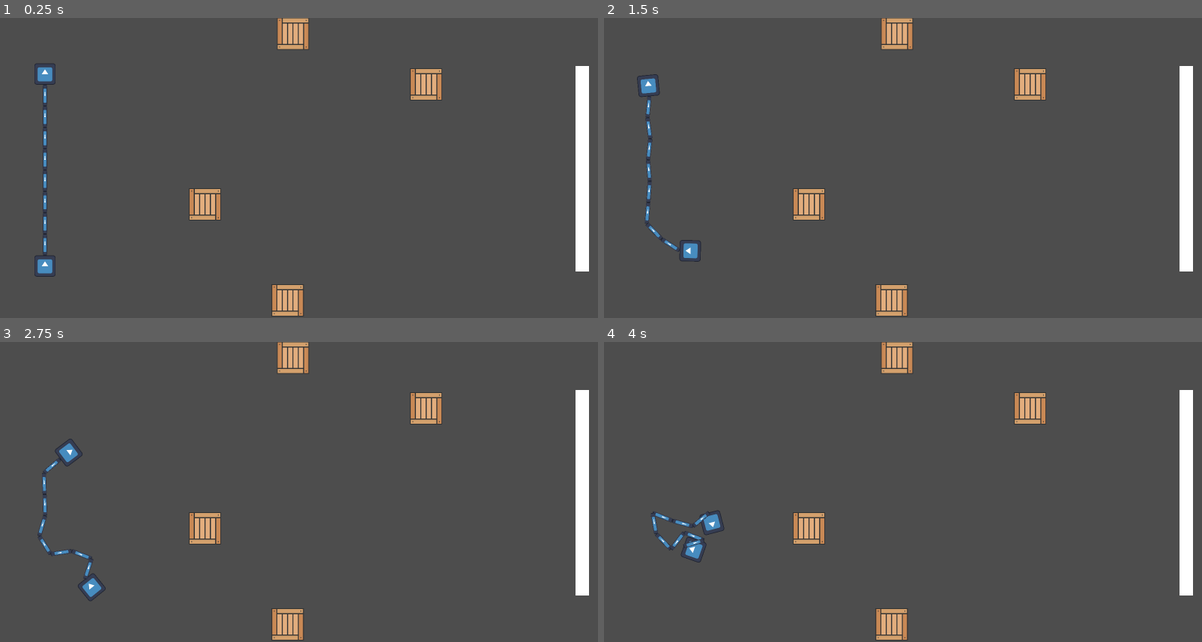
Above: before the commit, frames 1-4 (two rows, left to right).
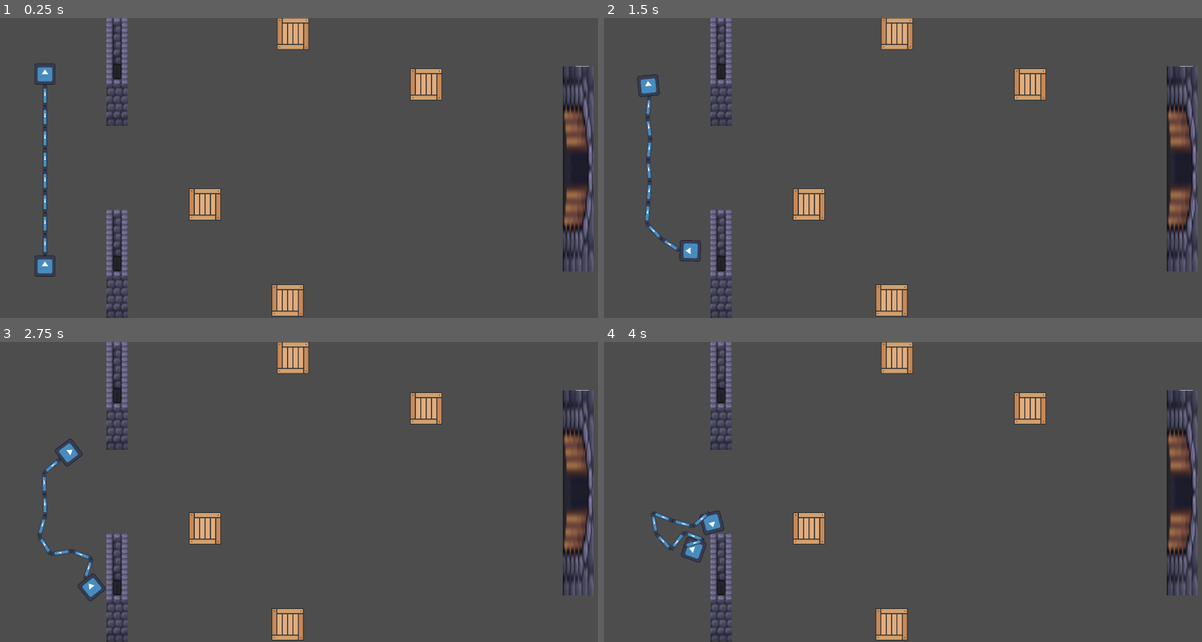
Above: after the commit, the same moments.

Repository: soursplit/MRUHacks2025
Game: Godot game, scene res://Hehehe.tscn
The game is run twice, just before and just after one commit, with the same random seed, the same clock (stepped at 60 frames per second) and the same inputs. The engine's default icon, where the game draws it, is replaced by a stand-in: a white triangle on a blue panel in a dark square.
Inputs:
- Up to frame 1 (0.25 s): no input
- Up to frame 2 (1.5 s): tap Enter at 0.5 s; hold D (P1 Right) 0.53-1.28 s; hold Down (P2 Down) 0.53-1.28 s; hold S (P1 Down) from 1.28 s (still down); tap Left (P2 Left) at 1.35 s
- Up to frame 3 (2.75 s): release S (P1 Down) at 2.03 s; hold D (P1 Right) from 2.03 s (still down); hold Right (P2 Right) from 2.03 s (still down)
- Up to frame 4 (4 s): release D (P1 Right) at 2.78 s; release Right (P2 Right) at 2.78 s; hold W (P1 Up) 2.78-3.53 s; tap Up (P2 Up) at 2.85 s; hold A (P1 Left) from 3.53 s (still down); hold Down (P2 Down) from 3.53 s (still down)

The runs differ from the first frame. In frame 1, 4.5% of the frame differs, in the area x 17-100%, y 0-100%; in frame 2, 4.5%; in frame 3, 4.5%; in frame 4, 4.5%.

Commit message:
hehehaha

Diff:
--- a/Nelson/Hehehe.tscn
+++ b/Nelson/Hehehe.tscn
@@ -6,6 +6,8 @@
 [ext_resource type="PackedScene" uid="uid://c0wjgxc721ppi" path="res://RigidPlayer.tscn" id="6_71pwu"]
 [ext_resource type="Script" uid="uid://ctbh1yj18mamp" path="res://P2rigid_player.gd" id="6_a3twx"]
 [ext_resource type="Script" uid="uid://kyn6u1c2dfql" path="res://area_2d.gd" id="6_gif8c"]
+[ext_resource type="Texture2D" uid="uid://273k6wfxutdm" path="res://wall.png" id="6_kofml"]
+[ext_resource type="Texture2D" uid="uid://bx7b1wkcu8572" path="res://door.png" id="8_gif8c"]
 
 [sub_resource type="PhysicsMaterial" id="PhysicsMaterial_71pwu"]
 
@@ -137,6 +139,16 @@
 [node name="CollisionPolygon2D2" type="CollisionPolygon2D" parent="wall"]
 position = Vector2(0, 576)
 polygon = PackedVector2Array(320, 0, 320, 320, 384, 320, 384, 0)
+
+[node name="Sprite2D2" type="Sprite2D" parent="wall"]
+position = Vector2(352, 740)
+scale = Vector2(1.82857, 2.41176)
+texture = ExtResource("6_kofml")
+
+[node name="Sprite2D3" type="Sprite2D" parent="wall"]
+position = Vector2(352, 164)
+scale = Vector2(1.82857, 2.41176)
+texture = ExtResource("6_kofml")
 
 [node name="WoodBox2" type="RigidBody2D" parent="."]
 position = Vector2(880, 864)
@@ -189,4 +201,10 @@
 offset_bottom = 757.0
 metadata/_edit_use_anchors_ = true
 
+[node name="Sprite2D" type="Sprite2D" parent="Door 1"]
+position = Vector2(1744, 449.834)
+rotation = 1.5708
+scale = Vector2(6.34204, 1)
+texture = ExtResource("8_gif8c")
+
 [connection signal="body_entered" from="Door 1" to="Door 1" method="_on_body_entered"]
--- a/Nelson/Level 3.tscn
+++ b/Nelson/Level 3.tscn
@@ -1,5 +1,6 @@
-[gd_scene load_steps=8 format=3 uid="uid://dgf2xsvxr5si2"]
-
+[gd_scene load_steps=9 format=3 uid="uid://dgf2xsvxr5si2"]
+
+[ext_resource type="Texture2D" uid="uid://ycclu8gk145s" path="res://wall_2.png" id="1_r1o1v"]
 [ext_resource type="PackedScene" uid="uid://c0wjgxc721ppi" path="res://RigidPlayer.tscn" id="1_vgf8e"]
 [ext_resource type="Script" uid="uid://ctbh1yj18mamp" path="res://P2rigid_player.gd" id="2_ig3hl"]
 [ext_resource type="PackedScene" uid="uid://cj388qs1rlbsb" path="res://Chain.tscn" id="3_r1o1v"]
@@ -71,6 +72,195 @@
 rotation = 3.14159
 scale = Vector2(0.999999, 0.200412)
 polygon = PackedVector2Array(320, 0, 320, 37.0385, 320, 85.6421, 320, 320, 384, 320, 384, 275.597, 384, 187.034, 384, 60.5529, 384, 0)
+
+[node name="Sprite2D26" type="Sprite2D" parent="wall"]
+position = Vector2(1366, 144.601)
+rotation = 1.57079
+scale = Vector2(1.04332, 0.564839)
+texture = ExtResource("1_r1o1v")
+offset = Vector2(-17.5, 120.246)
+
+[node name="Sprite2D27" type="Sprite2D" parent="wall"]
+position = Vector2(1366, 208.601)
+rotation = 1.57079
+scale = Vector2(1.04332, 0.564839)
+texture = ExtResource("1_r1o1v")
+offset = Vector2(-17.5, 120.246)
+
+[node name="Sprite2D28" type="Sprite2D" parent="wall"]
+position = Vector2(1366, 273.601)
+rotation = 1.57079
+scale = Vector2(1.04332, 0.564839)
+texture = ExtResource("1_r1o1v")
+offset = Vector2(-17.5, 120.246)
+
+[node name="Sprite2D29" type="Sprite2D" parent="wall"]
+position = Vector2(1365.53, 80.2017)
+rotation = 1.57079
+scale = Vector2(1.04332, 0.564839)
+texture = ExtResource("1_r1o1v")
+offset = Vector2(-17.5, 120.246)
+
+[node name="Sprite2D30" type="Sprite2D" parent="wall"]
+position = Vector2(1366, 338.601)
+rotation = 1.57079
+scale = Vector2(1.04332, 0.564839)
+texture = ExtResource("1_r1o1v")
+offset = Vector2(-17.5, 120.246)
+
+[node name="Sprite2D31" type="Sprite2D" parent="wall"]
+position = Vector2(1367, 402.601)
+rotation = 1.57079
+scale = Vector2(1.04332, 0.564839)
+texture = ExtResource("1_r1o1v")
+offset = Vector2(-17.5, 120.246)
+
+[node name="Sprite2D32" type="Sprite2D" parent="wall"]
+position = Vector2(1366, 467.601)
+rotation = 1.57079
+scale = Vector2(1.04332, 0.564839)
+texture = ExtResource("1_r1o1v")
+offset = Vector2(-17.5, 120.246)
+
+[node name="Sprite2D33" type="Sprite2D" parent="wall"]
+position = Vector2(1366, 532.601)
+rotation = 1.57079
+scale = Vector2(1.04332, 0.564839)
+texture = ExtResource("1_r1o1v")
+offset = Vector2(-17.5, 120.246)
+
+[node name="Sprite2D34" type="Sprite2D" parent="wall"]
+position = Vector2(1366, 599.343)
+rotation = 1.57079
+scale = Vector2(1.09985, 0.564839)
+texture = ExtResource("1_r1o1v")
+offset = Vector2(-17.5, 120.246)
+
+[node name="Sprite2D35" type="Sprite2D" parent="wall"]
+position = Vector2(1366.47, 15.6009)
+rotation = 1.57079
+scale = Vector2(1.04332, 0.564839)
+texture = ExtResource("1_r1o1v")
+offset = Vector2(-17.5, 120.246)
+
+[node name="Sprite2D36" type="Sprite2D" parent="wall"]
+position = Vector2(611, 351.601)
+rotation = 1.57079
+scale = Vector2(1.04332, 0.564839)
+texture = ExtResource("1_r1o1v")
+offset = Vector2(-17.5, 120.246)
+
+[node name="Sprite2D37" type="Sprite2D" parent="wall"]
+position = Vector2(611, 415.601)
+rotation = 1.57079
+scale = Vector2(1.04332, 0.564839)
+texture = ExtResource("1_r1o1v")
+offset = Vector2(-17.5, 120.246)
+
+[node name="Sprite2D38" type="Sprite2D" parent="wall"]
+position = Vector2(611, 480.601)
+rotation = 1.57079
+scale = Vector2(1.04332, 0.564839)
+texture = ExtResource("1_r1o1v")
+offset = Vector2(-17.5, 120.246)
+
+[node name="Sprite2D39" type="Sprite2D" parent="wall"]
+position = Vector2(610.528, 287.202)
+rotation = 1.57079
+scale = Vector2(1.04332, 0.564839)
+texture = ExtResource("1_r1o1v")
+offset = Vector2(-17.5, 120.246)
+
+[node name="Sprite2D40" type="Sprite2D" parent="wall"]
+position = Vector2(611, 545.601)
+rotation = 1.57079
+scale = Vector2(1.04332, 0.564839)
+texture = ExtResource("1_r1o1v")
+offset = Vector2(-17.5, 120.246)
+
+[node name="Sprite2D41" type="Sprite2D" parent="wall"]
+position = Vector2(612, 609.601)
+rotation = 1.57079
+scale = Vector2(1.04332, 0.564839)
+texture = ExtResource("1_r1o1v")
+offset = Vector2(-17.5, 120.246)
+
+[node name="Sprite2D42" type="Sprite2D" parent="wall"]
+position = Vector2(611, 674.601)
+rotation = 1.57079
+scale = Vector2(1.04332, 0.564839)
+texture = ExtResource("1_r1o1v")
+offset = Vector2(-17.5, 120.246)
+
+[node name="Sprite2D43" type="Sprite2D" parent="wall"]
+position = Vector2(611, 739.601)
+rotation = 1.57079
+scale = Vector2(1.04332, 0.564839)
+texture = ExtResource("1_r1o1v")
+offset = Vector2(-17.5, 120.246)
+
+[node name="Sprite2D44" type="Sprite2D" parent="wall"]
+position = Vector2(611, 806.343)
+rotation = 1.57079
+scale = Vector2(1.09985, 0.564839)
+texture = ExtResource("1_r1o1v")
+offset = Vector2(-17.5, 120.246)
+
+[node name="Sprite2D45" type="Sprite2D" parent="wall"]
+position = Vector2(611.472, 222.601)
+rotation = 1.57079
+scale = Vector2(1.04332, 0.564839)
+texture = ExtResource("1_r1o1v")
+offset = Vector2(-17.5, 120.246)
+
+[node name="Sprite2D46" type="Sprite2D" parent="wall"]
+position = Vector2(611, 881.404)
+rotation = 1.57079
+scale = Vector2(1.29374, 0.564839)
+texture = ExtResource("1_r1o1v")
+offset = Vector2(-17.5, 120.246)
+
+[node name="Sprite2D47" type="Sprite2D" parent="wall"]
+position = Vector2(1458.01, 606.686)
+scale = Vector2(1.03619, 0.541396)
+texture = ExtResource("1_r1o1v")
+offset = Vector2(-17.5, 120.246)
+
+[node name="Sprite2D48" type="Sprite2D" parent="wall"]
+position = Vector2(1692, 607)
+scale = Vector2(1.03619, 0.541396)
+texture = ExtResource("1_r1o1v")
+offset = Vector2(-17.5, 120.246)
+
+[node name="Sprite2D49" type="Sprite2D" parent="wall"]
+position = Vector2(1458, 94.9999)
+scale = Vector2(1.03619, 0.541396)
+texture = ExtResource("1_r1o1v")
+offset = Vector2(-17.5, 120.246)
+
+[node name="Sprite2D50" type="Sprite2D" parent="wall"]
+position = Vector2(1690, 95)
+scale = Vector2(1.03619, 0.541396)
+texture = ExtResource("1_r1o1v")
+offset = Vector2(-17.5, 120.246)
+
+[node name="Sprite2D51" type="Sprite2D" parent="wall"]
+position = Vector2(378, 351)
+scale = Vector2(1.03619, 0.541396)
+texture = ExtResource("1_r1o1v")
+offset = Vector2(-17.5, 120.246)
+
+[node name="Sprite2D52" type="Sprite2D" parent="wall"]
+position = Vector2(179, 671)
+scale = Vector2(1.03619, 0.541396)
+texture = ExtResource("1_r1o1v")
+offset = Vector2(-17.5, 120.246)
+
+[node name="Sprite2D53" type="Sprite2D" parent="wall"]
+position = Vector2(122, 37.6497)
+scale = Vector2(1.03619, 0.547163)
+texture = ExtResource("1_r1o1v")
+offset = Vector2(-17.5, 120.246)
 
 [node name="rigidBodyPlayer2" parent="." instance=ExtResource("1_vgf8e")]
 position = Vector2(1753, 816)
--- a/Nelson/level_2.tscn
+++ b/Nelson/level_2.tscn
@@ -1,10 +1,12 @@
-[gd_scene load_steps=11 format=3 uid="uid://c5lg2nju0gsw8"]
+[gd_scene load_steps=13 format=3 uid="uid://c5lg2nju0gsw8"]
 
 [ext_resource type="PackedScene" uid="uid://c0wjgxc721ppi" path="res://RigidPlayer.tscn" id="1_xdadj"]
 [ext_resource type="Script" uid="uid://ctbh1yj18mamp" path="res://P2rigid_player.gd" id="2_1y8me"]
 [ext_resource type="PackedScene" uid="uid://cj388qs1rlbsb" path="res://Chain.tscn" id="3_n7ypv"]
+[ext_resource type="Texture2D" uid="uid://ycclu8gk145s" path="res://wall_2.png" id="4_0s5r2"]
 [ext_resource type="Script" uid="uid://wg5jtbg844kp" path="res://door_2.gd" id="4_1y8me"]
 [ext_resource type="Texture2D" uid="uid://cdfmlir64707j" path="res://box.png" id="5_n7ypv"]
+[ext_resource type="Texture2D" uid="uid://bx7b1wkcu8572" path="res://door.png" id="6_7j8ne"]
 
 [sub_resource type="PhysicsMaterial" id="PhysicsMaterial_0s5r2"]
 
@@ -133,6 +135,218 @@
 scale = Vector2(1, 1.91893)
 polygon = PackedVector2Array(320, 0, 320, 85.6421, 320, 209.151, 320, 320, 384, 320, 384, 187.034, 384, 0)
 
+[node name="Sprite2D4" type="Sprite2D" parent="StaticBody2D/wall"]
+position = Vector2(313.915, 213.688)
+scale = Vector2(1.04332, 0.564839)
+texture = ExtResource("4_0s5r2")
+offset = Vector2(-17.5, 120.246)
+
+[node name="Sprite2D5" type="Sprite2D" parent="StaticBody2D/wall"]
+position = Vector2(377, 214)
+scale = Vector2(1.04332, 0.564839)
+texture = ExtResource("4_0s5r2")
+offset = Vector2(-17.5, 120.246)
+
+[node name="Sprite2D6" type="Sprite2D" parent="StaticBody2D/wall"]
+position = Vector2(441, 214)
+scale = Vector2(1.04332, 0.564839)
+texture = ExtResource("4_0s5r2")
+offset = Vector2(-17.5, 120.246)
+
+[node name="Sprite2D7" type="Sprite2D" parent="StaticBody2D/wall"]
+position = Vector2(504.915, 213.688)
+scale = Vector2(1.04332, 0.564839)
+texture = ExtResource("4_0s5r2")
+offset = Vector2(-17.5, 120.246)
+
+[node name="Sprite2D8" type="Sprite2D" parent="StaticBody2D/wall"]
+position = Vector2(313.915, 213.688)
+scale = Vector2(1.04332, 0.564839)
+texture = ExtResource("4_0s5r2")
+offset = Vector2(-17.5, 120.246)
+
+[node name="Sprite2D9" type="Sprite2D" parent="StaticBody2D/wall"]
+position = Vector2(569, 214)
+scale = Vector2(1.04332, 0.564839)
+texture = ExtResource("4_0s5r2")
+offset = Vector2(-17.5, 120.246)
+
+[node name="Sprite2D10" type="Sprite2D" parent="StaticBody2D/wall"]
+position = Vector2(632, 214)
+scale = Vector2(1.04332, 0.564839)
+texture = ExtResource("4_0s5r2")
+offset = Vector2(-17.5, 120.246)
+
+[node name="Sprite2D11" type="Sprite2D" parent="StaticBody2D/wall"]
+position = Vector2(696, 214)
+scale = Vector2(1.04332, 0.564839)
+texture = ExtResource("4_0s5r2")
+offset = Vector2(-17.5, 120.246)
+
+[node name="Sprite2D12" type="Sprite2D" parent="StaticBody2D/wall"]
+position = Vector2(760, 214)
+scale = Vector2(1.04332, 0.564839)
+texture = ExtResource("4_0s5r2")
+offset = Vector2(-17.5, 120.246)
+
+[node name="Sprite2D13" type="Sprite2D" parent="StaticBody2D/wall"]
+position = Vector2(824, 214)
+scale = Vector2(1.04332, 0.564839)
+texture = ExtResource("4_0s5r2")
+offset = Vector2(-17.5, 120.246)
+
+[node name="Sprite2D14" type="Sprite2D" parent="StaticBody2D/wall"]
+position = Vector2(883, 214)
+scale = Vector2(1.04332, 0.564839)
+texture = ExtResource("4_0s5r2")
+offset = Vector2(-17.5, 120.246)
+
+[node name="Sprite2D15" type="Sprite2D" parent="StaticBody2D/wall"]
+position = Vector2(971.184, 214)
+scale = Vector2(1.54195, 0.564839)
+texture = ExtResource("4_0s5r2")
+offset = Vector2(-17.5, 120.246)
+
+[node name="Sprite2D16" type="Sprite2D" parent="StaticBody2D/wall"]
+position = Vector2(1029.53, 365.601)
+rotation = 1.57079
+scale = Vector2(1.04332, 0.564839)
+texture = ExtResource("4_0s5r2")
+offset = Vector2(-17.5, 120.246)
+
+[node name="Sprite2D17" type="Sprite2D" parent="StaticBody2D/wall"]
+position = Vector2(1029, 430)
+rotation = 1.57079
+scale = Vector2(1.04332, 0.564839)
+texture = ExtResource("4_0s5r2")
+offset = Vector2(-17.5, 120.246)
+
+[node name="Sprite2D18" type="Sprite2D" parent="StaticBody2D/wall"]
+position = Vector2(1028, 494)
+rotation = 1.57079
+scale = Vector2(1.04332, 0.564839)
+texture = ExtResource("4_0s5r2")
+offset = Vector2(-17.5, 120.246)
+
+[node name="Sprite2D19" type="Sprite2D" parent="StaticBody2D/wall"]
+position = Vector2(1029, 558)
+rotation = 1.57079
+scale = Vector2(1.04332, 0.564839)
+texture = ExtResource("4_0s5r2")
+offset = Vector2(-17.5, 120.246)
+
+[node name="Sprite2D20" type="Sprite2D" parent="StaticBody2D/wall"]
+position = Vector2(1029.53, 365.601)
+rotation = 1.57079
+scale = Vector2(1.04332, 0.564839)
+texture = ExtResource("4_0s5r2")
+offset = Vector2(-17.5, 120.246)
+
+[node name="Sprite2D21" type="Sprite2D" parent="StaticBody2D/wall"]
+position = Vector2(1029, 623)
+rotation = 1.57079
+scale = Vector2(1.04332, 0.564839)
+texture = ExtResource("4_0s5r2")
+offset = Vector2(-17.5, 120.246)
+
+[node name="Sprite2D22" type="Sprite2D" parent="StaticBody2D/wall"]
+position = Vector2(1029, 688)
+rotation = 1.57079
+scale = Vector2(1.04332, 0.564839)
+texture = ExtResource("4_0s5r2")
+offset = Vector2(-17.5, 120.246)
+
+[node name="Sprite2D23" type="Sprite2D" parent="StaticBody2D/wall"]
+position = Vector2(1030, 753)
+rotation = 1.57079
+scale = Vector2(1.04332, 0.564839)
+texture = ExtResource("4_0s5r2")
+offset = Vector2(-17.5, 120.246)
+
+[node name="Sprite2D24" type="Sprite2D" parent="StaticBody2D/wall"]
+position = Vector2(1030, 818)
+rotation = 1.57079
+scale = Vector2(1.04332, 0.564839)
+texture = ExtResource("4_0s5r2")
+offset = Vector2(-17.5, 120.246)
+
+[node name="Sprite2D25" type="Sprite2D" parent="StaticBody2D/wall"]
+position = Vector2(1030, 884.742)
+rotation = 1.57079
+scale = Vector2(1.09985, 0.564839)
+texture = ExtResource("4_0s5r2")
+offset = Vector2(-17.5, 120.246)
+
+[node name="Sprite2D26" type="Sprite2D" parent="StaticBody2D/wall"]
+position = Vector2(1461.53, 155)
+rotation = 1.57079
+scale = Vector2(1.04332, 0.564839)
+texture = ExtResource("4_0s5r2")
+offset = Vector2(-17.5, 120.246)
+
+[node name="Sprite2D27" type="Sprite2D" parent="StaticBody2D/wall"]
+position = Vector2(1461.53, 219)
+rotation = 1.57079
+scale = Vector2(1.04332, 0.564839)
+texture = ExtResource("4_0s5r2")
+offset = Vector2(-17.5, 120.246)
+
+[node name="Sprite2D28" type="Sprite2D" parent="StaticBody2D/wall"]
+position = Vector2(1461.53, 284)
+rotation = 1.57079
+scale = Vector2(1.04332, 0.564839)
+texture = ExtResource("4_0s5r2")
+offset = Vector2(-17.5, 120.246)
+
+[node name="Sprite2D29" type="Sprite2D" parent="StaticBody2D/wall"]
+position = Vector2(1461.06, 90.6009)
+rotation = 1.57079
+scale = Vector2(1.04332, 0.564839)
+texture = ExtResource("4_0s5r2")
+offset = Vector2(-17.5, 120.246)
+
+[node name="Sprite2D30" type="Sprite2D" parent="StaticBody2D/wall"]
+position = Vector2(1461.53, 349)
+rotation = 1.57079
+scale = Vector2(1.04332, 0.564839)
+texture = ExtResource("4_0s5r2")
+offset = Vector2(-17.5, 120.246)
+
+[node name="Sprite2D31" type="Sprite2D" parent="StaticBody2D/wall"]
+position = Vector2(1462.53, 413)
+rotation = 1.57079
+scale = Vector2(1.04332, 0.564839)
+texture = ExtResource("4_0s5r2")
+offset = Vector2(-17.5, 120.246)
+
+[node name="Sprite2D32" type="Sprite2D" parent="StaticBody2D/wall"]
+position = Vector2(1461.53, 478)
+rotation = 1.57079
+scale = Vector2(1.04332, 0.564839)
+texture = ExtResource("4_0s5r2")
+offset = Vector2(-17.5, 120.246)
+
+[node name="Sprite2D33" type="Sprite2D" parent="StaticBody2D/wall"]
+position = Vector2(1461.53, 543)
+rotation = 1.57079
+scale = Vector2(1.04332, 0.564839)
+texture = ExtResource("4_0s5r2")
+offset = Vector2(-17.5, 120.246)
+
+[node name="Sprite2D34" type="Sprite2D" parent="StaticBody2D/wall"]
+position = Vector2(1461.53, 609.742)
+rotation = 1.57079
+scale = Vector2(1.09985, 0.564839)
+texture = ExtResource("4_0s5r2")
+offset = Vector2(-17.5, 120.246)
+
+[node name="Sprite2D35" type="Sprite2D" parent="StaticBody2D/wall"]
+position = Vector2(1462, 26)
+rotation = 1.57079
+scale = Vector2(1.04332, 0.564839)
+texture = ExtResource("4_0s5r2")
+offset = Vector2(-17.5, 120.246)
+
 [node name="Door 2" type="Area2D" parent="."]
 position = Vector2(0, 8)
 script = ExtResource("4_1y8me")
@@ -146,6 +360,11 @@
 [node name="Door222" type="CollisionShape2D" parent="Door 2"]
 position = Vector2(1617, 52.5)
 shape = SubResource("RectangleShape2D_n7ypv")
+
+[node name="Sprite2D" type="Sprite2D" parent="Door 2"]
+position = Vector2(1619.1, 52.75)
+scale = Vector2(2.74015, 1.27419)
+texture = ExtResource("6_7j8ne")
 
 [node name="WoodBox" type="RigidBody2D" parent="."]
 position = Vector2(896, 64)
Not shown: 1 places in Nelson/Hehehe.tscn that only renumber resources
Binary file added: Nelson/door.png
Not shown, added: Nelson/door.png.import
Binary file added: Nelson/wall.png
Not shown, added: Nelson/wall.png.import
Binary file added: Nelson/wall_2.png
Not shown, added: Nelson/wall_2.png.import
